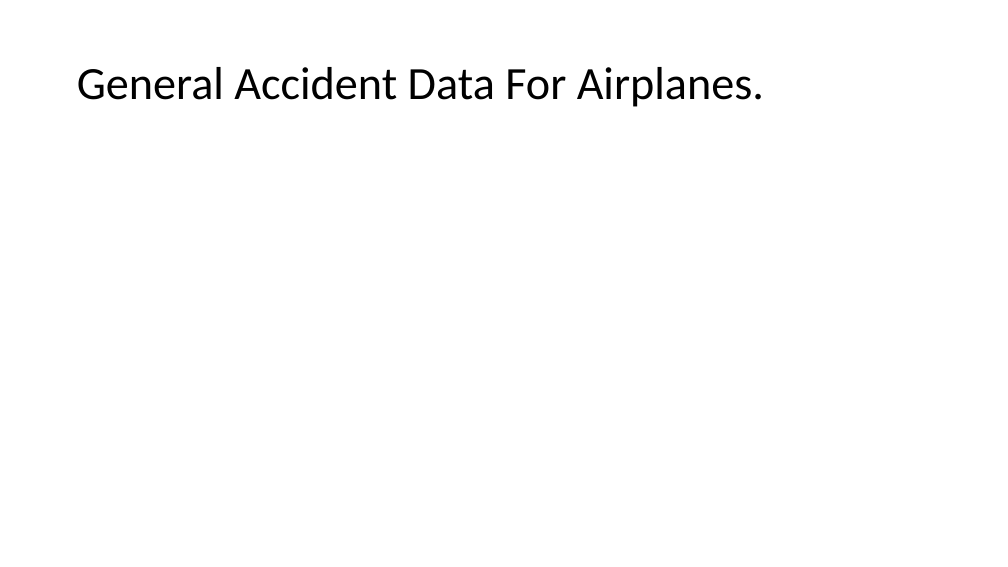
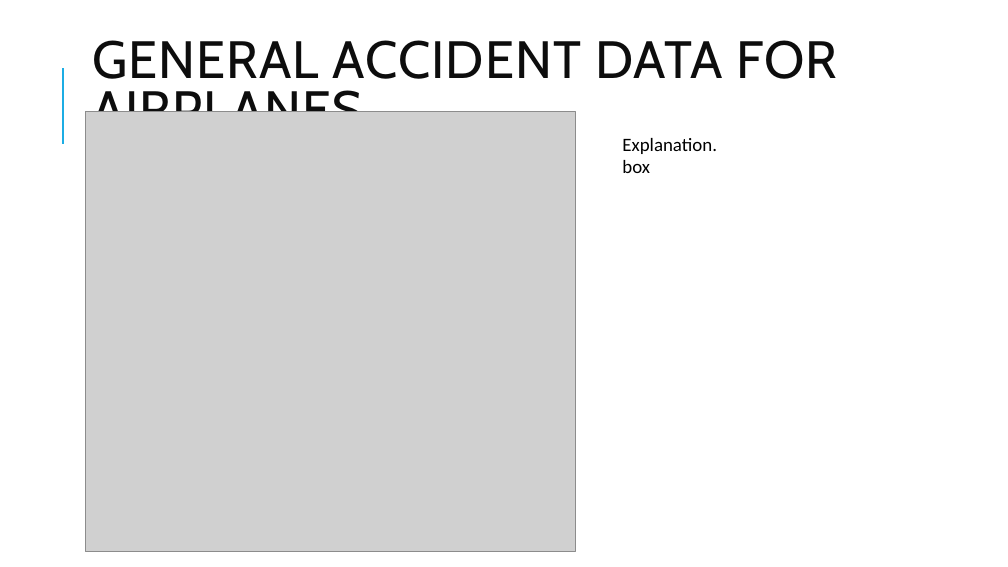
Before and after one commit to kdizz/dsc-phase-1-project-v3, a slide deck: slide 4 of CAPITAL INVESTMENTS LIMITED.pptx. Drawn at 1008x567 pixels with LibreOffice and Linux fonts; fonts in the diff are those of the drawing; grey boxes stand for pictures. Boxes give left, top, right and bottom in pixels: in the first picture for what was removed or moved away, otherwise in the second. Text is boxed around its words. In the diff, an @@ line names an element or a change of style, - is before the commit and + after.

```diff
--- a/CAPITAL INVESTMENTS LIMITED.pptx
+++ b/CAPITAL INVESTMENTS LIMITED.pptx
@@ title at (92,40,837,112): text changed; size 44 to 50 pt; font Calibri to Cabin; text colour #000000 to #0D0D0D @@
-General Accident Data For Airplanes.
+GENERAL ACCIDENT DATA FOR AIRPLANES.
@@ line added from (63, 144) to (63, 68), #1CADE4 1.5 pt @@
@@ picture added at (85,111,575,552) @@
@@ text added at (622,138,717,173), 18 pt, text #000000 @@
+Explanation.
+box
```
Also in this commit, not shown: 3 other slides changed, 6 slides added, 3 other files.
